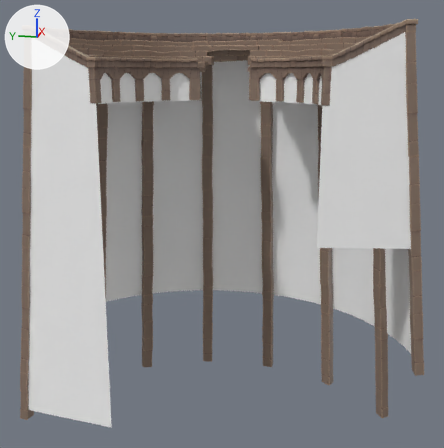
What one commit did to the FBX model ProjectKerstboom_Unity/Assets/Content/Jonne/Art/Models/SM_Arena_Tribunes.fbx.
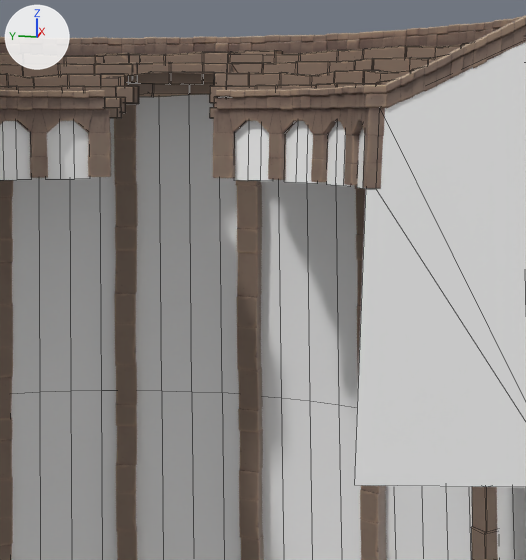
Each version appears first whole from a 50 mm lens placed at (-5.07, -1.18, 0.26), pointed at (1.08, 0.05, -1.28), and next in a close-up on the part from 33% to 90% of the width and 3% to 63% of the height. The lights are fixed; the arrows at upper left show +X, +Y and +Z. The close-ups show mesh edges as thin lines. Where no turn or scale is listed for an object, it has been applied to the vertices.

Objects in the first close-up: 'Tribunes_Edges', 'Tribunes_Pillar1', 'Tribunes_Pillar3', 'Tribunes_Pillar4', 'Tribunes_Pillar5', 'Tribunes_Pillar6', 'Tribunes_Seats', 'Tribunes_Walls'.
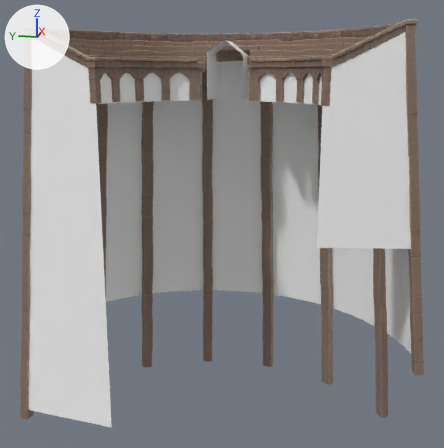
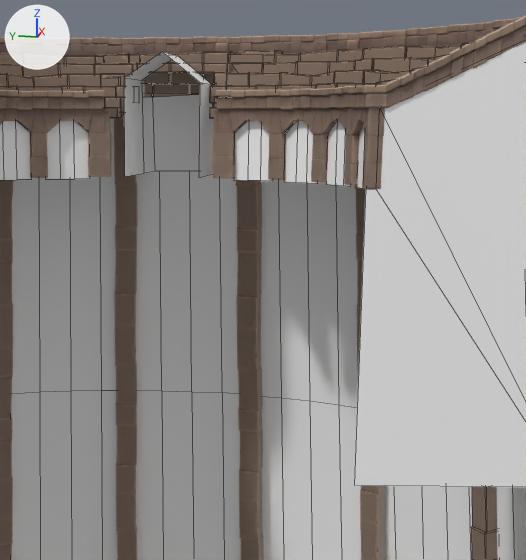
Changed parts and their boxes [x1, y1, x2, y2] in the close-ups (526 x 560 px):
'Tribunes_Enterance', added
    after: [124, 52, 214, 177]

Patch to the scene script:
```diff
--- a/ProjectKerstboom_Unity/Assets/Content/Jonne/Art/Models/SM_Arena_Tribunes.fbx.py
+++ b/ProjectKerstboom_Unity/Assets/Content/Jonne/Art/Models/SM_Arena_Tribunes.fbx.py
@@ me_mesh_012 @@
+me_mesh_012.from_pydata([(-0.905, -0.256, 0.429), (-0.247, -0.256, 0.429), (-0.905, -0.256, 0.0), (-0.171, -0.256, 0.0), (-0.905, -0.081, 0.566), (-0.905, 0.098, 0.0), (-0.171, 0.098, 0.0), (-0.905, 0.098, 0.451), (-0.247, 0.098, 0.451), (-0.466, -0.256, 0.0), (-0.511, -0.256, 0.429), (-0.511, -0.081, 0.566), (-0.511, 0.098, 0.451), (-0.466, 0.098, 0.0)], [], [(9, 10, 1, 3), (12, 13, 6, 8), (3, 1, 8, 6), (0, 10, 9, 2), (11, 10, 0, 4), (12, 11, 4, 7), (5, 13, 12, 7)])
+me_mesh_012.materials.append(mat_wallstone_01)  # its picture is missing
@@ ob_tribunes_enterance @@
+ob_tribunes_enterance = bpy.data.objects.new('Tribunes_Enterance', me_mesh_012)
+ob_tribunes_enterance.location = (1.886, 0.081, 0.0)
```
